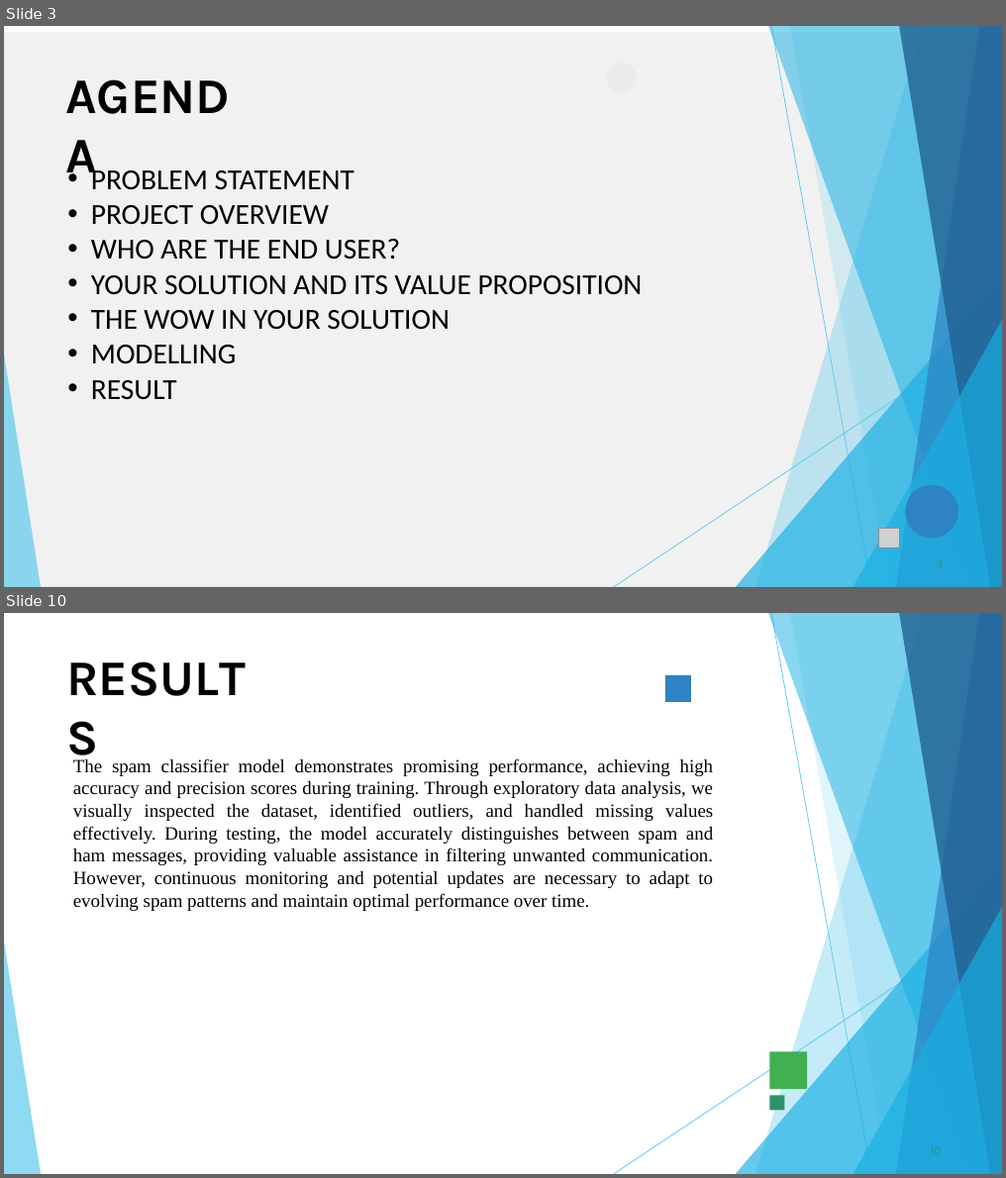
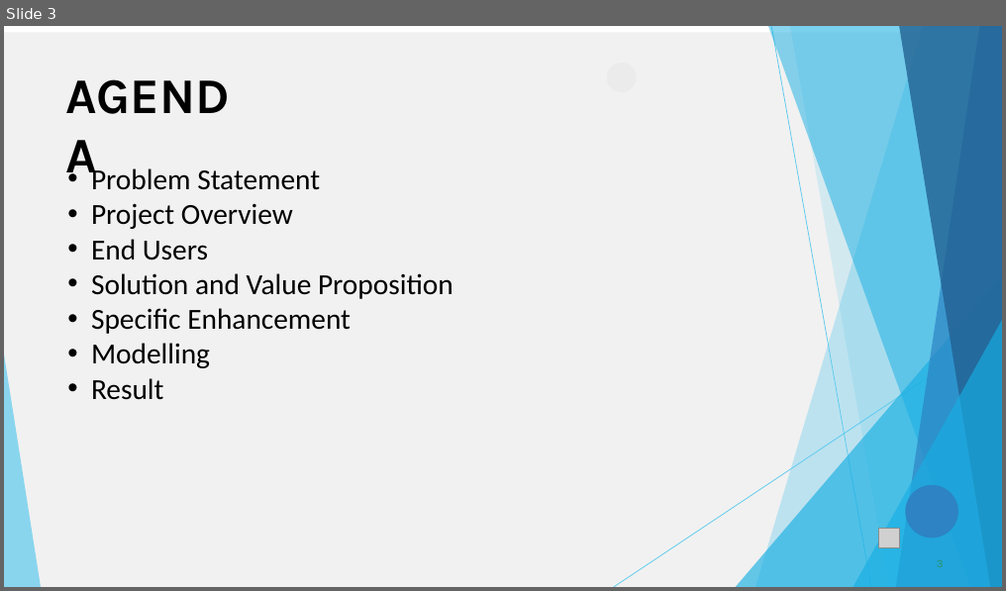
Before and after one commit to Rishika-1202/TNSDC_Generative-AI, a slide deck: SPAM_CLASSIFIER.pptx. Shown one above the other, each under a label of ours: slides 3 and 10 before the commit, slide 3 after it; the slides between them are not shown. The pictures are 1006x1178 and 1006x591 pixels, drawn with LibreOffice and Linux fonts; fonts in the diff are those of the drawing; grey boxes stand for pictures; background and template pictures are left out. Boxes give left, top, right and bottom in pixels: in the first picture for what was removed or moved away, otherwise in the second. Text is boxed around its words. In the diff, an @@ line names an element or a change of style, - is before the commit and + after.

```diff
--- a/SPAM_CLASSIFIER.pptx
+++ b/SPAM_CLASSIFIER.pptx
@@ slide 10 removed at [4,613,1002,1174], background #FFFFFF @@
@@ freeform shape removed at [755,613,1002,1174] @@
@@ freeform shape removed at [768,613,1002,1174] @@
@@ freeform shape removed at [772,614,871,1174] @@
@@ freeform shape removed at [790,613,1002,1174] @@
@@ freeform shape removed at [896,613,1002,1174] @@
@@ freeform shape removed at [899,613,1002,1174] @@
@@ title removed at [66,645,266,707] @@
-RESULTS
@@ freeform shape removed at [665,675,690,701] @@
@@ text removed at [73,759,714,911] @@
-The spam classifier model demonstrates promising performance, achieving high accuracy and precision scores during training. Through exploratory data analysis, we visually inspected the dataset, identified outliers, and handled missing values effectively. During testing, the model accurately distinguishes between spam and ham messages, providing valuable assistance in filtering unwanted communication. However, continuous monitoring and potential updates are necessary to adapt to evolving spam patterns and maintain optimal performance over time.
@@ freeform shape removed at [736,862,1002,1174] @@
@@ freeform shape removed at [853,907,1002,1174] @@
@@ freeform shape removed at [614,916,1002,1174] @@
@@ freeform shape removed at [4,942,41,1174] @@
@@ freeform shape removed at [770,1052,807,1089] @@
@@ freeform shape removed at [770,1096,785,1111] @@
@@ page number removed at [931,1148,942,1155] @@
-10
@@ slide 3 changed as well @@
@@ text at [91,165,453,400]: text changed @@
-• PROBLEM STATEMENT
-• PROJECT OVERVIEW
-• WHO ARE THE END USER?
-• YOUR SOLUTION AND ITS VALUE PROPOSITION
-• THE WOW IN YOUR SOLUTION
-• MODELLING
-• RESULT
+• Problem Statement
+• Project Overview
+• End Users
+• Solution and Value Proposition
+• Specific Enhancement
+• Modelling
+• Result
```
Also in this commit, not shown: 6 other slides changed, 5 slides added, 2 other slides removed.
